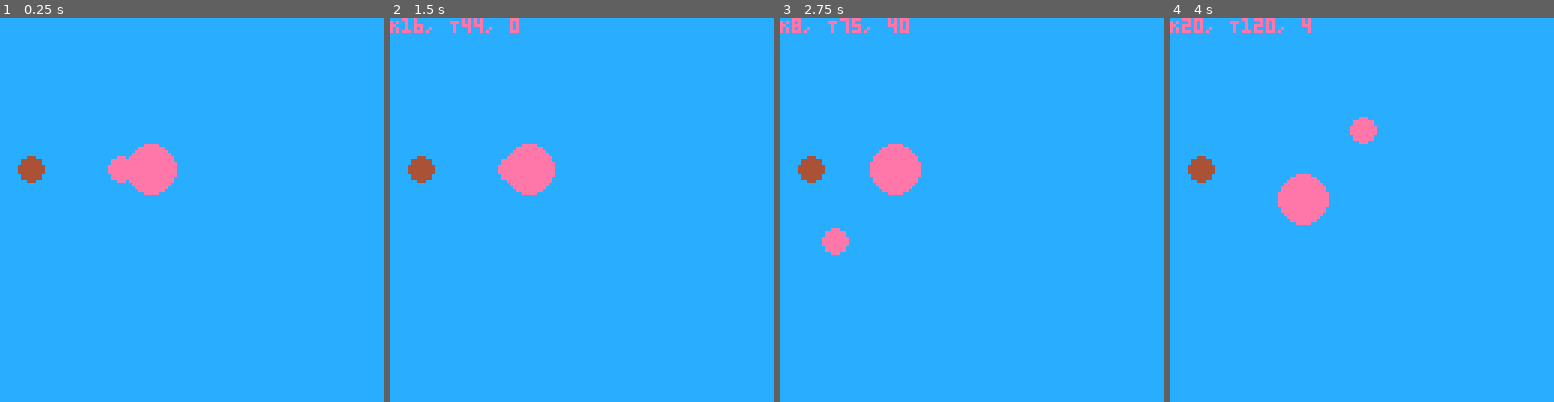
Above: before the commit, frames 1-4 (left to right).
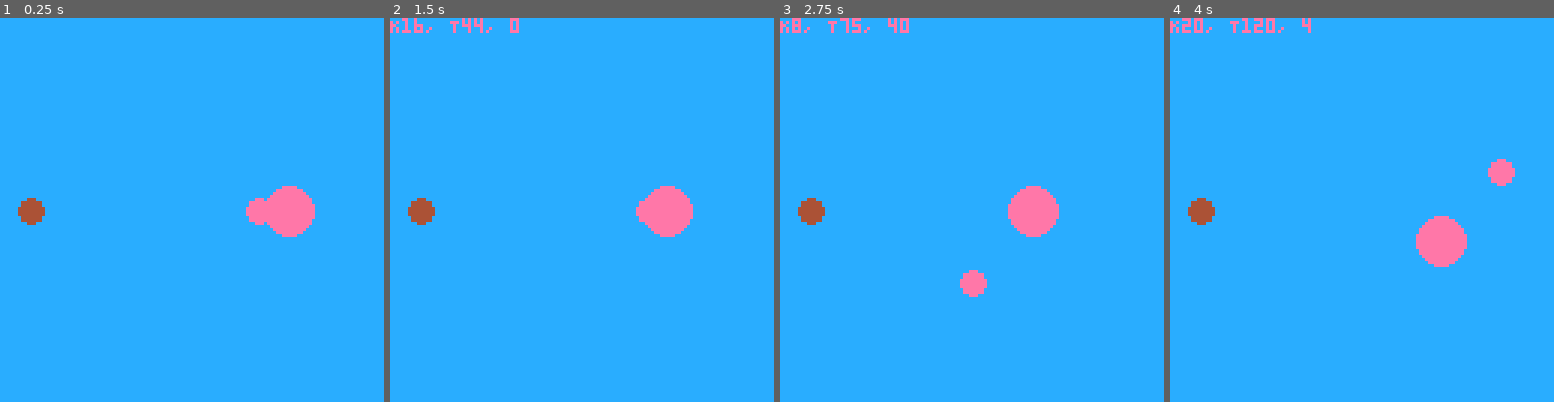
Above: after the commit, the same moments.

Repository: mgrider/EmergenSea
Game: PICO-8 cartridge emergensea.p8
The game is run twice, just before and just after one commit, with the same random seed, the same clock (stepped at 60 frames per second) and the same inputs.
Inputs:
- Up to frame 1 (0.25 s): no input
- Up to frame 2 (1.5 s): tap O (Z key) at 0.33, 0.7, 1.43 s; tap X (X key) at 1.07 s
- Up to frame 3 (2.75 s): hold Left 1.97-2.37 s; tap X (X key) at 2.07, 2.4, 2.73 s; tap O (Z key) at 2.22 s; hold Down from 2.42 s (still down)
- Up to frame 4 (4 s): release Down at 2.82 s; hold Right 2.87-3.53 s; tap X (X key) at 3.07, 3.4, 3.73 s; tap O (Z key) at 3.1, 3.98 s; hold Up from 3.58 s (still down)

The runs differ from the first frame. In frame 1, 4.0% of the frame differs, in the area x 4-83%, y 32-58%; in frame 2, 3.6%; in frame 3, 4.2%, in the area x 4-73%, y 32-73%; in frame 4, 4.2%.

Commit message:
added level data.

Diff:
--- a/emergensea.p8
+++ b/emergensea.p8
@@ -9,6 +9,7 @@
 constants.maxDistanceFromBody = 24
 constants.minDistanceFromBody = 6
 constants.windowSize = 128
+constants.maxLevel = 5
 
 goal = {}
 goal.x = 10
@@ -35,8 +36,38 @@
 arm.event_counter = 0
 
 level_time = 0
+current_level = 1
 current_key = {}
 print_msg = ""
+
+function loadLevel(lvl)
+  if (lvl ==  1) then
+    body.x = 96
+    body.y = 64
+    goal.x = 10
+    goal.y = 64
+  elseif (lvl == 2) then
+    body.x = 96
+    body.y = 64
+    goal.x = 10
+    goal.y = 10
+  elseif (lvl == 3) then
+    body.x = 96
+    body.y = 64
+    goal.x = 110
+    goal.y = 110
+  elseif (lvl == 4) then
+    body.x = 96
+    body.y = 64
+    goal.x = 10
+    goal.y = 110
+  elseif (lvl == 5) then
+    body.x = 96
+    body.y = 64
+    goal.x = 110
+    goal.y = 10
+  end
+end
 
 function recordKeyEvents()
   last_key = arm.key_events[#arm.key_events].keys
@@ -142,8 +173,23 @@
 end
 
 function goalCheck()
+  if checkCollide(body,goal) then
+    winLevel()
+  end
+end
+
+function winLevel()
+  current_level += 1
+  if (current_level > constants.maxLevel) then
+    showGameOver()
+  else
+    loadLevel(current_level)
+  end
+end
+
+function showGameOver()
   -- todo
-  if checkCollide(body,goal) then WIN=true end
+  print_msg = "YOU WIN!!!!"
 end
 
 function animateBody()
@@ -151,6 +197,10 @@
   if body.sprite > 2 then
     body.sprite = 1
   end
+end
+
+function _init()
+  loadLevel(1)
 end
 
 function _update()
Not shown, changed: TODO
